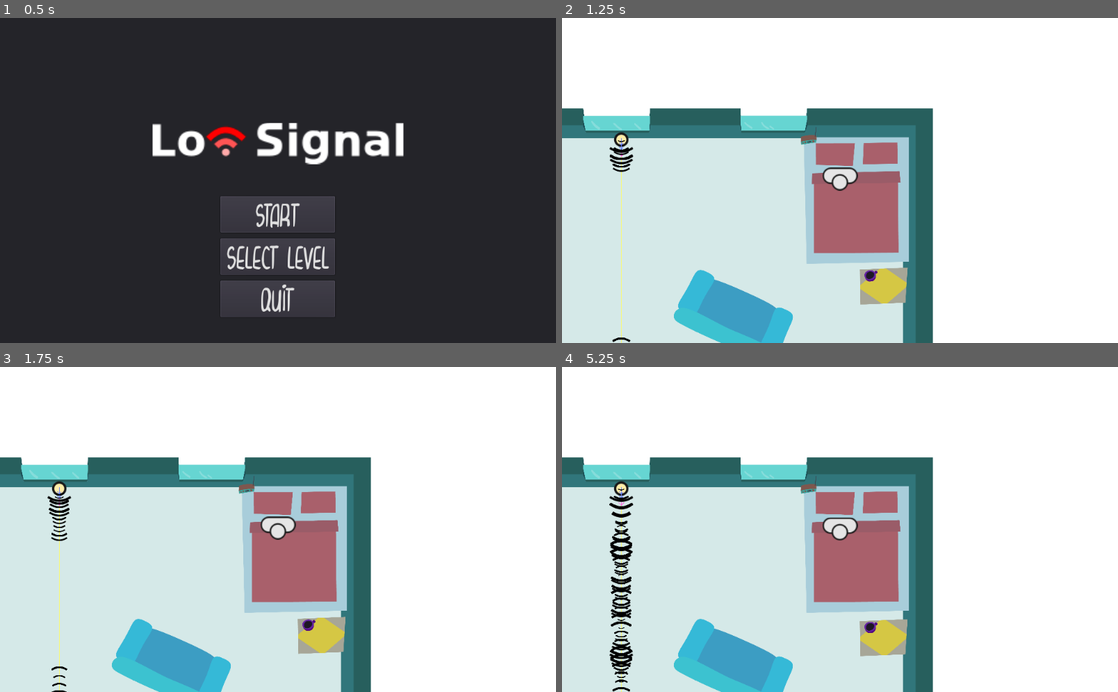
Above: before the commit, frames 1-4 (two rows, left to right).
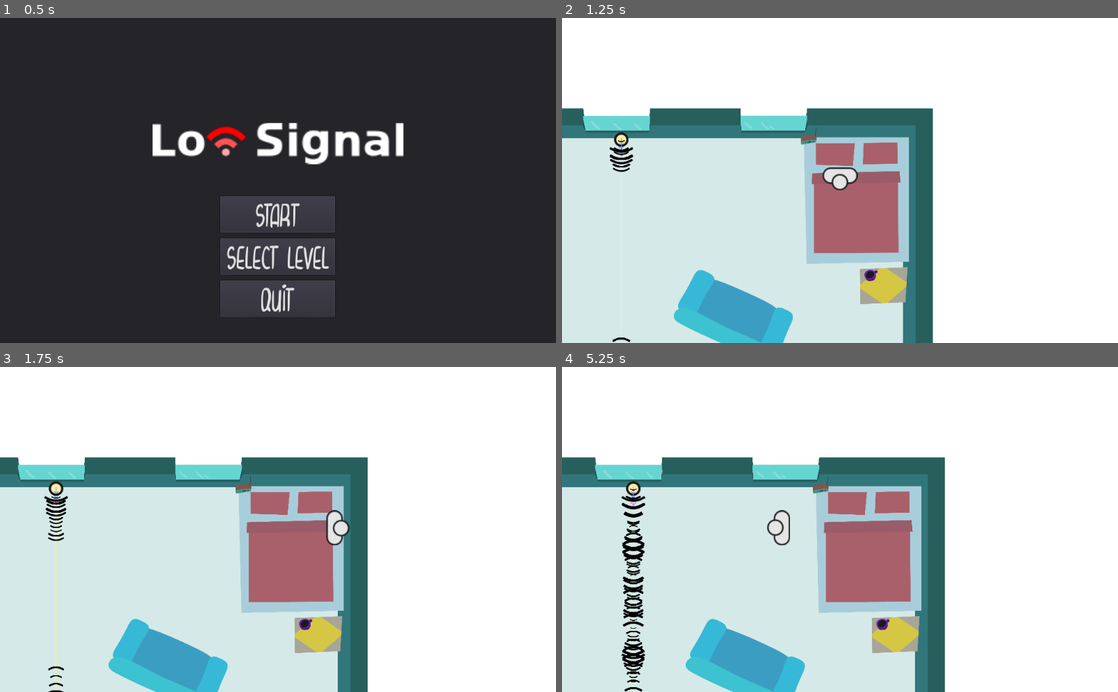
Above: after the commit, the same moments.

Repository: gingergenius/Spotify1962
Game: Godot game, scene res://scenes/main_menu.tscn
Same seed, same stepped clock (60 frames per second), same inputs: the game is played once before the commit and once after it.
Inputs (mouse positions are in pixels of both pictures, inside the frame that each line leads up to):
- Up to frame 1 (0.5 s): no input
- Up to frame 2 (1.25 s): click "start" at 0.5 s
- Up to frame 3 (1.75 s): move the mouse to (400, 513) at 1.27 s; hold D (player_right, bound only after the commit) from 1.28 s (still down); hold Space (player_pull, bound only after the commit) from 1.28 s (still down); click (400, 513) at 1.42 s; tap Shift (player_sneak, bound only after the commit) at 1.55 s
- Up to frame 4 (5.25 s): release D (player_right, bound only after the commit) at 2 s; release Space (player_pull, bound only after the commit) at 2 s; drag from (728, 545) to (812, 594) at 2.02 s; move the mouse to (895, 458) at 2.77 s; hold D (player_right, bound only after the commit) 2.78-3.5 s; hold Space (player_pull, bound only after the commit) 2.78-3.5 s; tap Shift (player_sneak, bound only after the commit) at 3.05, 4.55 s; drag from (812, 594) to (673, 480) at 3.52 s; move the mouse to (1006, 578) at 4.27 s; hold A (player_left, bound only after the commit) 4.28-5 s; hold Space (player_pull, bound only after the commit) 4.28-5 s; drag from (673, 480) to (756, 448) at 5.02 s

Frame 1 is identical in both runs. In frame 2, 0.1% of the frame differs, in the area x 47-63%, y 46-89%; in frame 3, 4.2%; in frame 4, 12%, in the area x 3-69%, y 27-100%.

Commit message:
Fix player input

Diff:
--- a/RayCast.gd
+++ b/RayCast.gd
@@ -44,7 +44,7 @@
 	else:
 		cur_depth +=1
 
-		var result = space_state.intersect_ray(origin, target)
+		var result = space_state.intersect_ray(origin, target, Array(), 1)
 
 		if result.size() > 0:
 			var collision_point = result.position
--- a/objects/furniture/bath/bathtub.tscn
+++ b/objects/furniture/bath/bathtub.tscn
@@ -7,7 +7,9 @@
 custom_solver_bias = 0.0
 extents = Vector2( 224.829, 99.9056 )
 
-[node name="bathtub" type="RigidBody2D"]
+[node name="bathtub" type="RigidBody2D" groups=[
+"Furniture",
+]]
 
 editor/display_folded = true
 position = Vector2( 1073.38, 749.505 )
--- a/objects/furniture/bath/shower.tscn
+++ b/objects/furniture/bath/shower.tscn
@@ -7,7 +7,9 @@
 custom_solver_bias = 0.0
 extents = Vector2( 260.391, 210.859 )
 
-[node name="shower" type="RigidBody2D"]
+[node name="shower" type="RigidBody2D" groups=[
+"Furniture",
+]]
 
 position = Vector2( 1073.38, 749.505 )
 input_pickable = false
--- a/objects/furniture/bath/sink.tscn
+++ b/objects/furniture/bath/sink.tscn
@@ -7,7 +7,9 @@
 custom_solver_bias = 0.0
 extents = Vector2( 493.271, 137.533 )
 
-[node name="sink" type="RigidBody2D"]
+[node name="sink" type="RigidBody2D" groups=[
+"Furniture",
+]]
 
 position = Vector2( 564.05, 593.424 )
 input_pickable = false
--- a/objects/furniture/bath/toilette.tscn
+++ b/objects/furniture/bath/toilette.tscn
@@ -7,7 +7,9 @@
 custom_solver_bias = 0.0
 extents = Vector2( 184.077, 133.779 )
 
-[node name="toilette" type="RigidBody2D"]
+[node name="toilette" type="RigidBody2D" groups=[
+"Furniture",
+]]
 
 position = Vector2( 564.05, 593.424 )
 input_pickable = false
--- a/player.tscn
+++ b/player.tscn
@@ -4,11 +4,11 @@
 [ext_resource path="res://images/player.png" type="Texture" id=2]
 [ext_resource path="res://scripts/playerPullHelper.gd" type="Script" id=3]
 
-[node name="player" type="RigidBody2D"]
+[node name="player" type="RigidBody2D" index="0"]
 
 input_pickable = false
 collision_layer = 2
-collision_mask = 1
+collision_mask = 5
 mode = 2
 mass = 1.0
 friction = 1.0
--- a/project.godot
+++ b/project.godot
@@ -14,6 +14,35 @@
 run/main_scene="res://scenes/main_menu.tscn"
 config/icon="res://icon.png"
 
+[editor_plugins]
+
+enabled=PoolStringArray( "EventNode2D" )
+
+[input]
+
+player_left=[ Object(InputEventKey,"resource_local_to_scene":false,"resource_name":"","device":0,"alt":false,"shift":false,"control":false,"meta":false,"command":false,"pressed":false,"scancode":65,"unicode":0,"echo":false,"script":null)
+ ]
+player_right=[ Object(InputEventKey,"resource_local_to_scene":false,"resource_name":"","device":0,"alt":false,"shift":false,"control":false,"meta":false,"command":false,"pressed":false,"scancode":68,"unicode":0,"echo":false,"script":null)
+ ]
+player_up=[ Object(InputEventKey,"resource_local_to_scene":false,"resource_name":"","device":0,"alt":false,"shift":false,"control":false,"meta":false,"command":false,"pressed":false,"scancode":87,"unicode":0,"echo":false,"script":null)
+ ]
+player_down=[ Object(InputEventKey,"resource_local_to_scene":false,"resource_name":"","device":0,"alt":false,"shift":false,"control":false,"meta":false,"command":false,"pressed":false,"scancode":83,"unicode":0,"echo":false,"script":null)
+ ]
+player_pull=[ Object(InputEventKey,"resource_local_to_scene":false,"resource_name":"","device":0,"alt":false,"shift":false,"control":false,"meta":false,"command":false,"pressed":false,"scancode":32,"unicode":0,"echo":false,"script":null)
+ ]
+player_sneak=[ Object(InputEventKey,"resource_local_to_scene":false,"resource_name":"","device":0,"alt":false,"shift":false,"control":false,"meta":false,"command":false,"pressed":false,"scancode":16777237,"unicode":0,"echo":false,"script":null)
+]
+
+[physics]
+
+2d/default_gravity=0
+
+
+[input]
+
+test=[ Object(InputEventKey,"resource_local_to_scene":false,"resource_name":"","device":0,"alt":false,"shift":false,"control":false,"meta":false,"command":false,"pressed":false,"scancode":65,"unicode":0,"echo":false,"script":null)
+ ]
+
 [rendering]
 
 environment/default_environment="res://default_env.tres"
--- a/scenes/levels/02_advanced.tscn
+++ b/scenes/levels/02_advanced.tscn
@@ -1867,7 +1867,7 @@
 stretch_mode = 4
 _sections_unfolded = [ "Anchor", "Margin", "Rect" ]
 
-[node name="StaticBody2D" type="StaticBody2D" parent="rooms/bedroom" index="1"]
+[node name="wallColliders" type="StaticBody2D" parent="rooms/bedroom" index="1"]
 
 input_pickable = false
 collision_layer = 1
@@ -1878,38 +1878,63 @@
 bounce = 0.0
 _sections_unfolded = [ "Transform" ]
 
-[node name="left" type="CollisionShape2D" parent="rooms/bedroom/StaticBody2D" index="0"]
+[node name="left" type="CollisionShape2D" parent="rooms/bedroom/wallColliders" index="0"]
 
 position = Vector2( 129.732, 1096.88 )
 scale = Vector2( 1, 10.022 )
 shape = SubResource( 1 )
 _sections_unfolded = [ "Transform" ]
 
-[node name="right" type="CollisionShape2D" parent="rooms/bedroom/StaticBody2D" index="1"]
-
-position = Vector2( 3668.88, 1229.86 )
-scale = Vector2( 1, 10.8367 )
-shape = SubResource( 1 )
-_sections_unfolded = [ "Transform" ]
-
-[node name="up" type="CollisionShape2D" parent="rooms/bedroom/StaticBody2D" index="2"]
+[node name="right" type="CollisionShape2D" parent="rooms/bedroom/wallColliders" index="1"]
+
+position = Vector2( 3668.88, 675.791 )
+scale = Vector2( 1, 5.93344 )
+shape = SubResource( 1 )
+_sections_unfolded = [ "Transform" ]
+
+[node name="right2" type="CollisionShape2D" parent="rooms/bedroom/wallColliders" index="2"]
+
+position = Vector2( 3679.15, 2140.82 )
+scale = Vector2( 1, 2.57616 )
+shape = SubResource( 1 )
+_sections_unfolded = [ "Transform" ]
+
+[node name="up" type="CollisionShape2D" parent="rooms/bedroom/wallColliders" index="3"]
 
 position = Vector2( 914.598, 106.645 )
 scale = Vector2( 6.12867, 1 )
 shape = SubResource( 1 )
 _sections_unfolded = [ "Transform" ]
 
-[node name="up2" type="CollisionShape2D" parent="rooms/bedroom/StaticBody2D" index="3"]
+[node name="up2" type="CollisionShape2D" parent="rooms/bedroom/wallColliders" index="4"]
 
 position = Vector2( 2895.78, 116.193 )
 scale = Vector2( 6.24996, 1 )
 shape = SubResource( 1 )
 _sections_unfolded = [ "Transform" ]
 
-[node name="down" type="CollisionShape2D" parent="rooms/bedroom/StaticBody2D" index="4"]
+[node name="down" type="CollisionShape2D" parent="rooms/bedroom/wallColliders" index="5"]
 
 position = Vector2( 1766.38, 2308.15 )
 scale = Vector2( 16.35, 1 )
+shape = SubResource( 1 )
+_sections_unfolded = [ "Transform" ]
+
+[node name="windowColliders" type="StaticBody2D" parent="rooms/bedroom" index="2"]
+
+input_pickable = false
+collision_layer = 4
+collision_mask = 1
+constant_linear_velocity = Vector2( 0, 0 )
+constant_angular_velocity = 0.0
+friction = 1.0
+bounce = 0.0
+_sections_unfolded = [ "Collision", "Transform" ]
+
+[node name="right2" type="CollisionShape2D" parent="rooms/bedroom/windowColliders" index="0"]
+
+position = Vector2( 3679.15, 1592.85 )
+scale = Vector2( 1, 2.57616 )
 shape = SubResource( 1 )
 _sections_unfolded = [ "Transform" ]
 
@@ -2033,5 +2058,5 @@
 
 [node name="Caster" parent="." index="5" instance=ExtResource( 30 )]
 
-position = Vector2( 8412.03, 4441.18 )
+position = Vector2( 9084.56, 4495.71 )
 rotation = 3.14159
--- a/scenes/main_menu.tscn
+++ b/scenes/main_menu.tscn
@@ -4,7 +4,7 @@
 [ext_resource path="res://images/logo.svg" type="Texture" id=2]
 [ext_resource path="res://resources/fonts/Curvy Thins.tres" type="DynamicFont" id=3]
 
-[node name="Panel" type="Panel" index="0"]
+[node name="Panel" type="Panel"]
 
 anchor_left = 0.0
 anchor_top = 0.0
